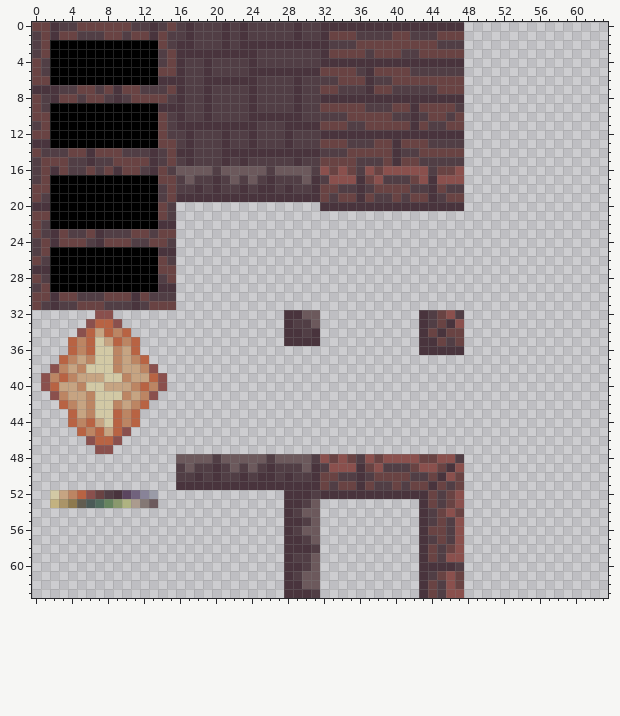
Pixel-art sprite: static.png. The first picture shows the starting point.
The file is 64x64 pixels.
And afterwards:
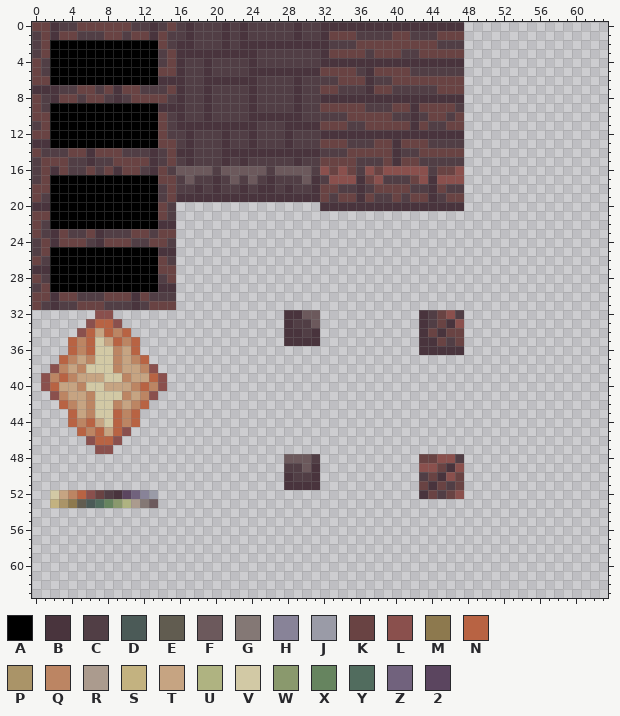
Palette (. is transparent): A #000000  B #49343d  C #513e45  D #4b5a57  E #615c50  F #6c595c  G #847875  H #888398  J #9a9ba7  K #694343  L #8a504d  M #8d794e  N #b86343  P #aa9468  Q #bc8563  R #ab9b8e  S #c3b280  T #c6a482  U #afb381  V #d2c9a5  W #8a996d  X #66845f  Y #516c5e  Z #71627d  2 #5b455f
Diff:
Colour B is removed in row 49 at x 20, 26 and 36; in row 50 at x 18, 20, 23, 25 to 26 and 36; in row 51 at x 16 to 27 and 36; in row 52 at x 28 to 30 and 32 to 42; in row 53 at x 28 to 29 and 43; in row 54 at x 28 and 43.
Colour B is removed in row 55 at x 28 to 29 and 43; in row 56 at x 28 and 43; in row 57 at x 28 to 29 and 43; in row 58 at x 28 to 30 and 43; in row 59 at x 28 and 43; in row 60 at x 28 to 29 and 43 to 46.
Colour B is removed in row 61 at x 28 and 43; in row 62 at x 28 to 29 and 43; in row 63 at x 28 to 30 and 43.
Colour C is removed in row 48 at x 20, 26 and 36; in row 49 at x 16, 18 to 19, 21, 23, 25, 27, 32 and 39 to 41; in row 50 at x 16 to 17, 19, 21 to 22, 24, 27, 34 to 35, 37 and 42; in row 51 at x 33, 38 to 39 and 41; in row 52 at x 31; in row 53 at x 30 and 45.
Colour C is removed in row 54 at x 29 and 44; in row 55 at x 30, 44 and 46; in row 56 at x 29 and 46; in row 57 at x 30, 44 and 46; in row 58 at x 31 and 45; in row 59 at x 29 to 30 and 45.
Colour C is removed in row 60 at x 30 and 47; in row 61 at x 29 and 44; in row 62 at x 45; in row 63 at x 31 and 45.
Colour F is removed in row 48 at x 16 to 19, 21 to 25 and 27; in row 49 at x 17, 22 and 24; in row 53 at x 31; in row 54 at x 30 to 31; in row 55 at x 31; in row 56 at x 30 to 31.
Colour F is removed in row 57 at x 31; in rows 59 to 60 at x 31; in rows 61 to 62 at x 30 to 31.
Colour K is removed in row 48 at x 33, 35 and 38; in row 49 at x 37 and 42; in row 50 at x 32 to 33 and 38 to 41; in row 51 at x 32, 34 to 35, 37, 40 and 42; in row 53 at x 44 and 46; in row 54 at x 45 and 47.
Colour K is removed in row 55 at x 45; in row 56 at x 44 to 45; in row 57 at x 45; in row 58 at x 44 and 46; in row 59 at x 44; in row 61 at x 45 and 47.
Colour K is removed in row 62 at x 44 and 47; in row 63 at x 44.
Colour L is removed in row 48 at x 32, 34, 37 and 39 to 42; in row 49 at x 33 to 35 and 38; in row 53 at x 47; in row 54 at x 46; in rows 55 to 58 at x 47; in row 59 at x 46 to 47.
Colour L is removed in rows 61 to 62 at x 46; in row 63 at x 46 to 47.
Where, in picture pixels (left, top, right, bottom), the same in both pictures:
erased: (176, 454, 464, 598)
